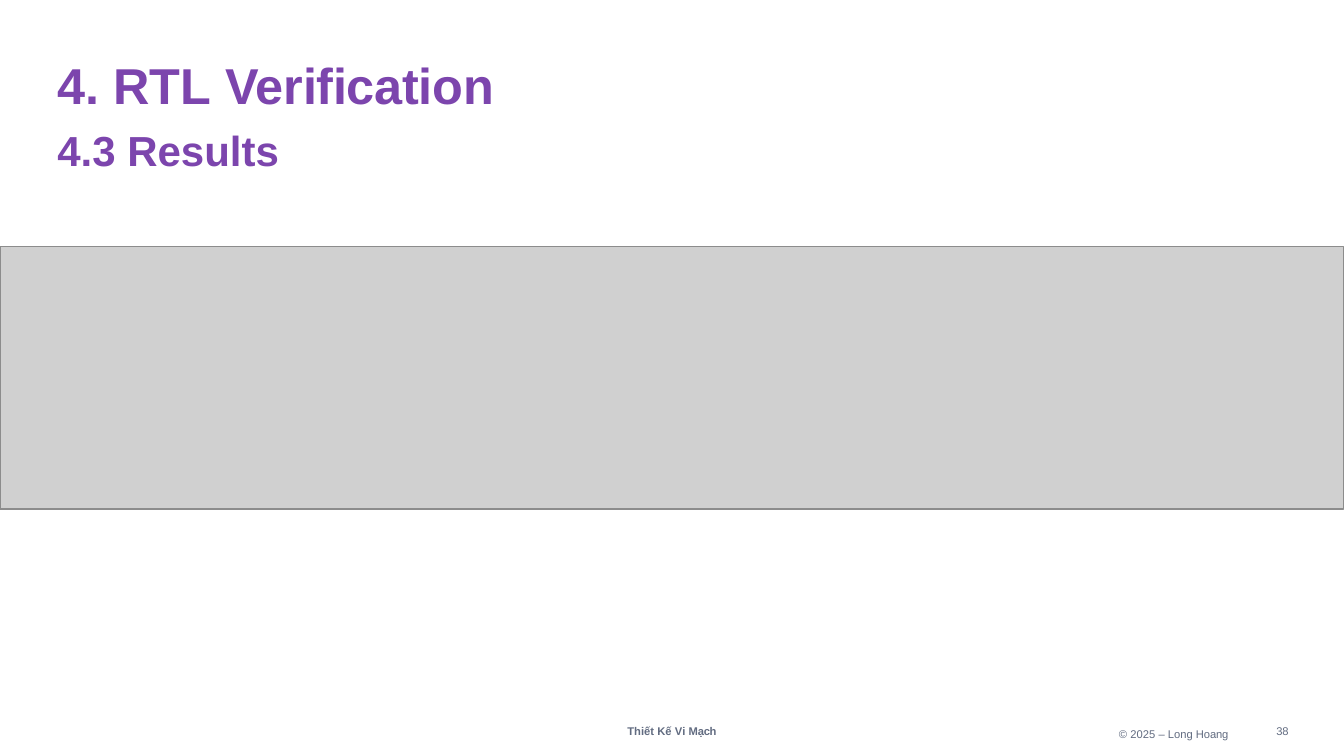
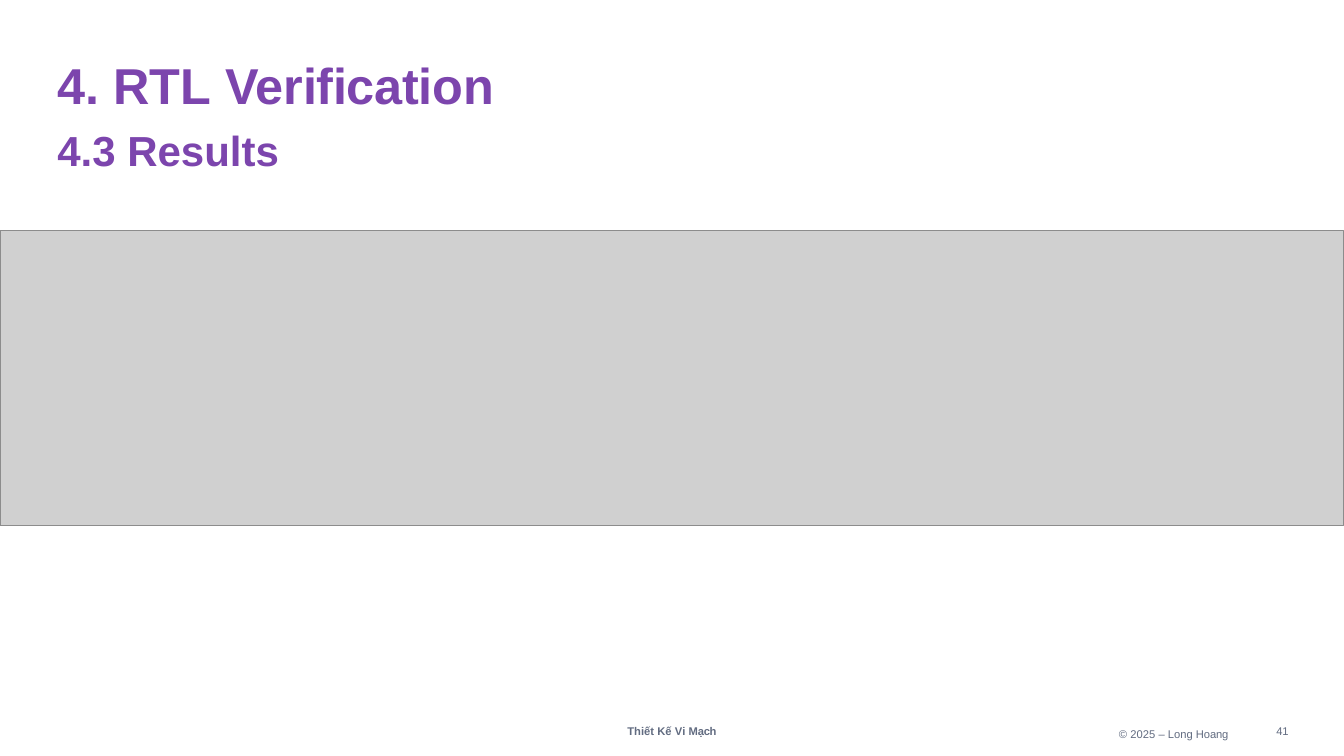
Before and after one commit to 106210049/AMBA-APB, a slide deck: slide 41 of Design Specifications/AMBA_ABP.pptx (slide 38 before the commit). Drawn at 1344x756 pixels with LibreOffice and Linux fonts; fonts in the diff are those of the drawing; grey boxes stand for pictures. Boxes give left, top, right and bottom in pixels: in the first picture for what was removed or moved away, otherwise in the second. Text is boxed around its words. In the diff, an @@ line names an element or a change of style, - is before the commit and + after.

```diff
--- a/Design Specifications/AMBA_ABP.pptx
+++ b/Design Specifications/AMBA_ABP.pptx
@@ picture: place and size @@
-picture at <box>0,247,1344,509</box>
+picture at <box>0,230,1344,525</box>
@@ page number at <box>1276,727,1288,735</box>: text changed @@
-38
+41
```
Also in this commit, not shown: 3 other slides changed, 3 slides added, 1 other file.
